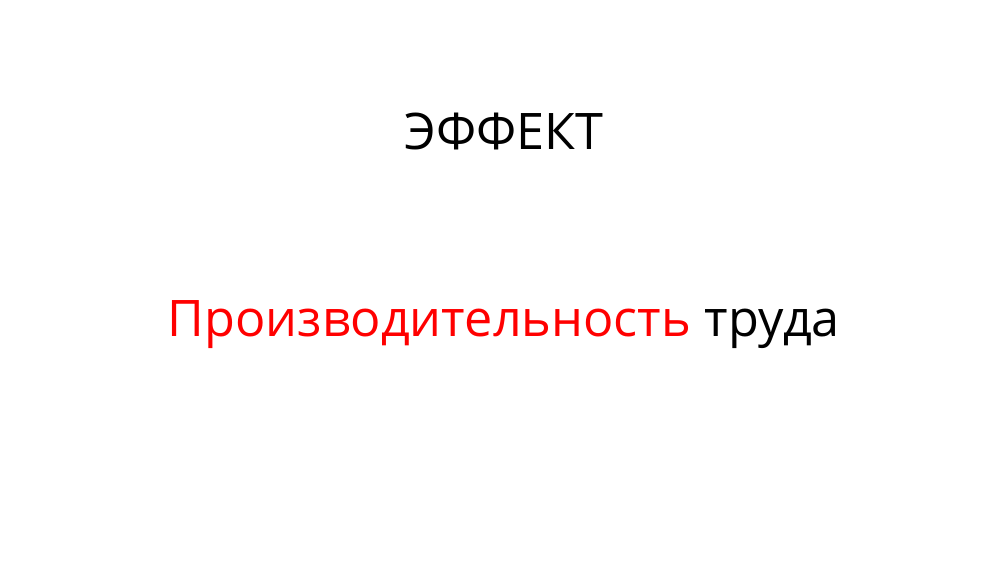
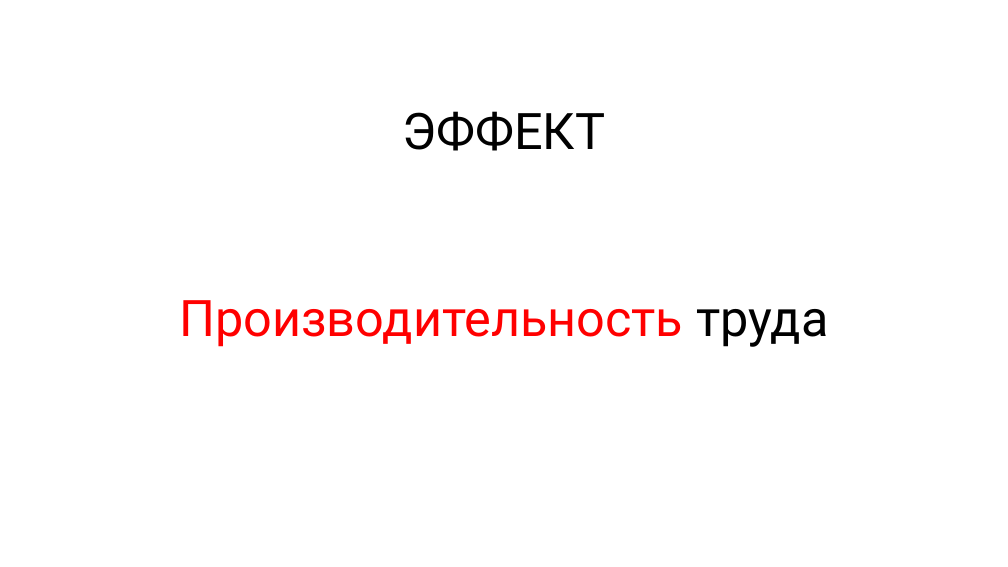
Before and after one commit to rkhaimov/brain-gym, a slide deck: slide 15 of Презентация.pptx. Drawn at 1008x567 pixels with LibreOffice and Linux fonts; fonts in the diff are those of the drawing; background and template pictures are left out. Boxes give left, top, right and bottom in pixels: in the first picture for what was removed or moved away, otherwise in the second. Text is boxed around its words. In the diff, an @@ line names an element or a change of style, - is before the commit and + after.

```diff
--- a/Презентация.pptx
+++ b/Презентация.pptx
@@ text "ЭФФЕКТ" at box(403, 111, 606, 151): font Open Sans to Roboto @@
@@ text "Производительность труда" at box(179, 300, 828, 347): font Open Sans to Roboto @@
@@ text "Производительность труда": place and size @@
-text "Производительность труда" at box(168, 300, 840, 348)
+text "Производительность труда" at box(179, 300, 828, 347)
```
Also in this commit, not shown: 79 other slides changed.
